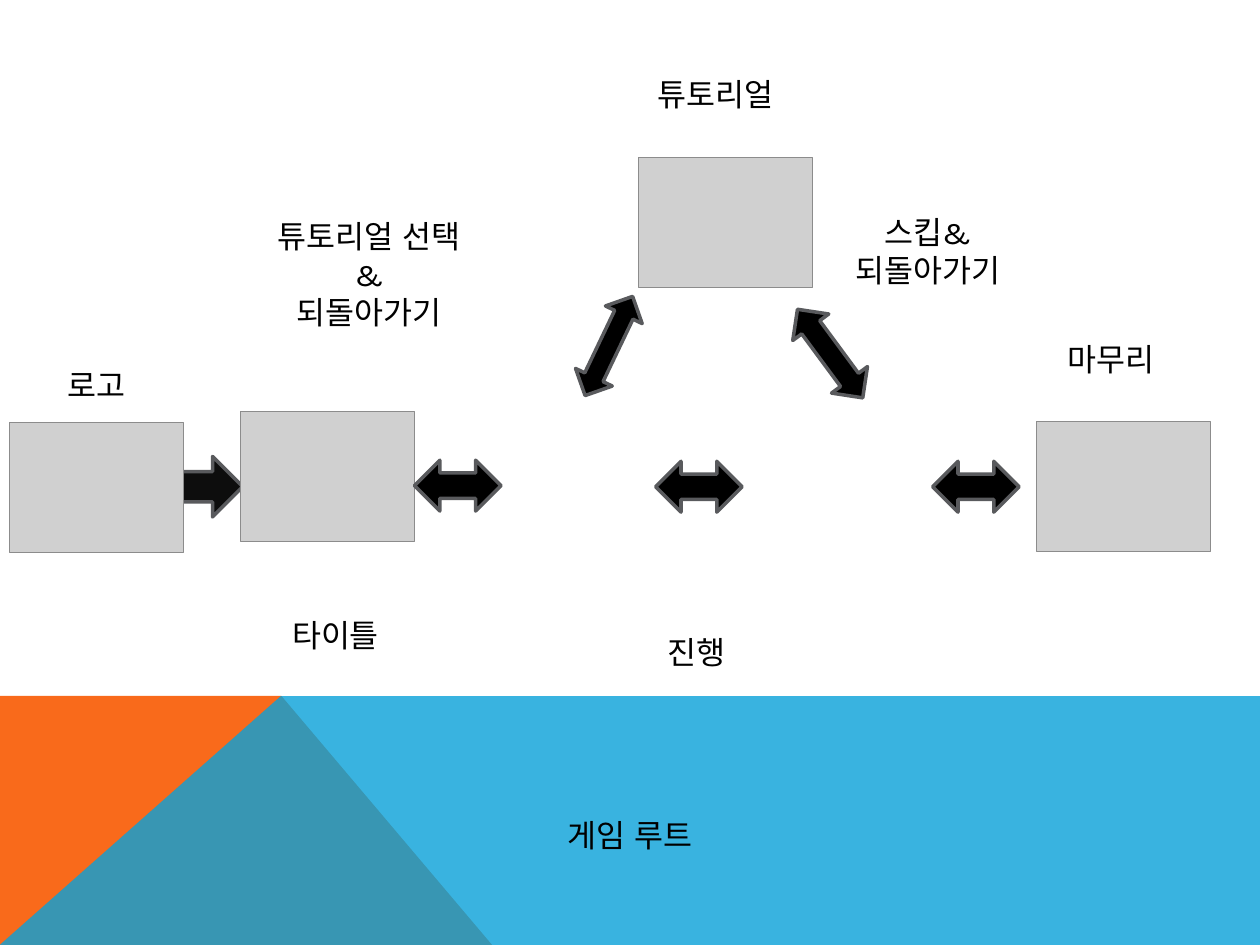
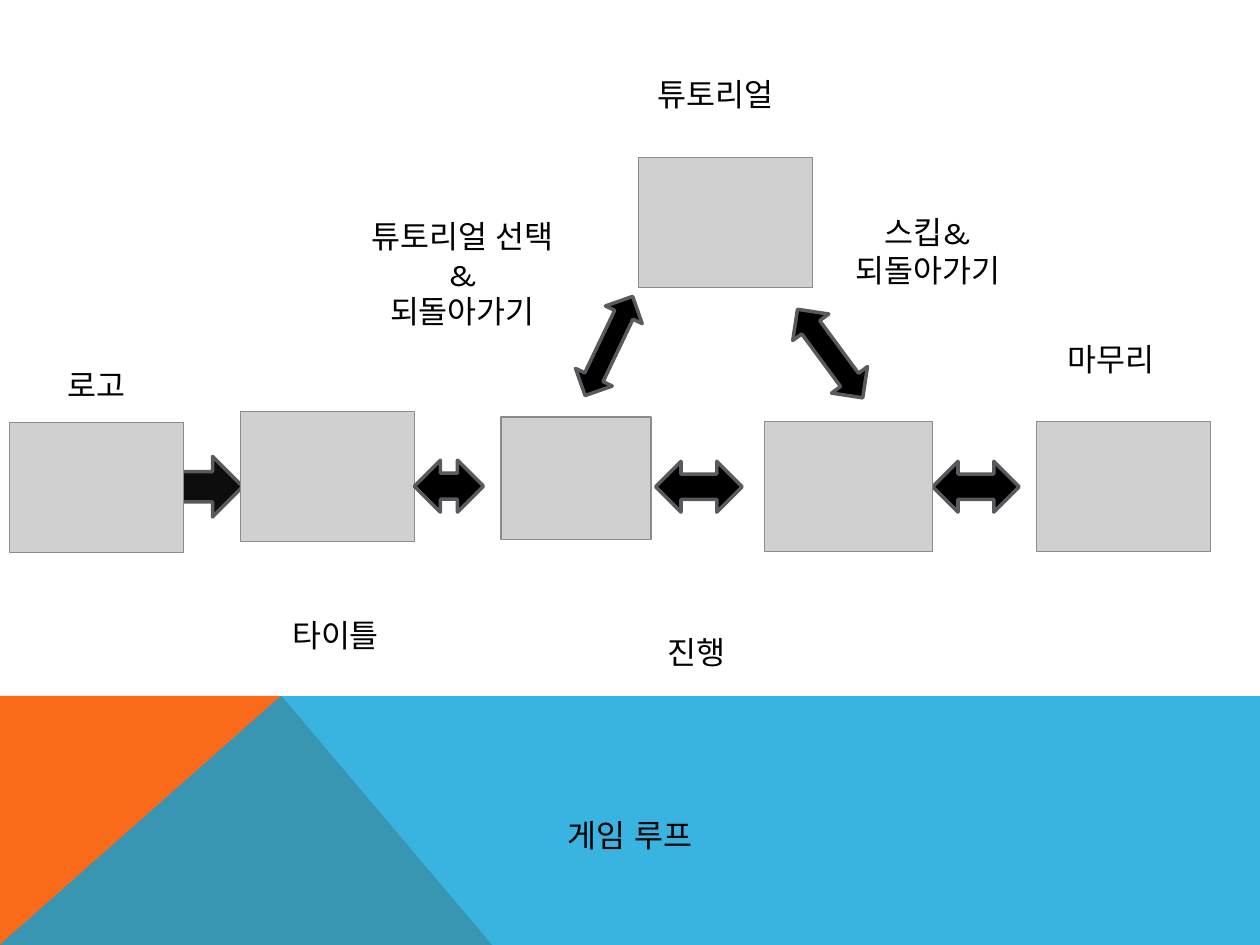
Before and after one commit to SuniAnice/2DGP, a slide deck: slide 4 of Project/1차 발표 2016182026 2016182019.pptx. Drawn at 1260x945 pixels with LibreOffice and Linux fonts; fonts in the diff are those of the drawing; grey boxes stand for pictures. Boxes give left, top, right and bottom in pixels: in the first picture for what was removed or moved away, otherwise in the second. Text is boxed around its words. In the diff, an @@ line names an element or a change of style, - is before the commit and + after.

```diff
--- a/Project/1차 발표 2016182026 2016182019.pptx
+++ b/Project/1차 발표 2016182026 2016182019.pptx
@@ text "튜토리얼 선택": place and size @@
-text "튜토리얼 선택" at box(278, 222, 460, 327)
+text "튜토리얼 선택" at box(371, 222, 554, 326)
@@ picture added at box(501, 417, 651, 539) @@
@@ picture added at box(765, 422, 932, 552) @@
@@ up down arrow: place and size @@
-up down arrow at box(414, 461, 501, 511)
+up down arrow at box(415, 460, 484, 512)
@@ text at box(568, 821, 693, 850): text changed @@
-게임 루트
+게임 루프
```
Also in this commit, not shown: 7 other files.
